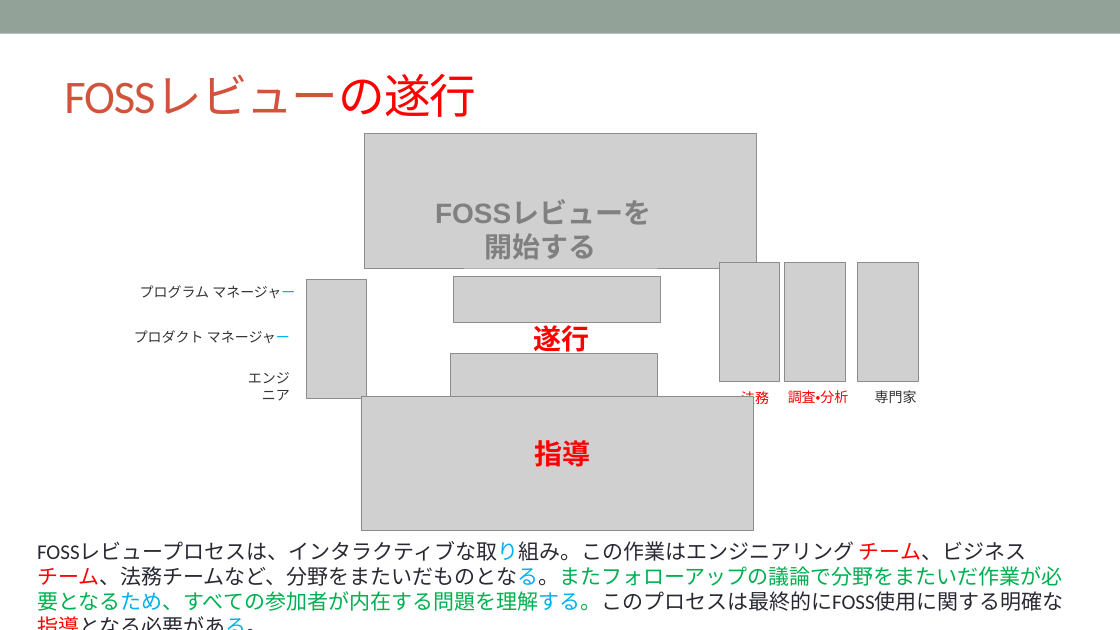
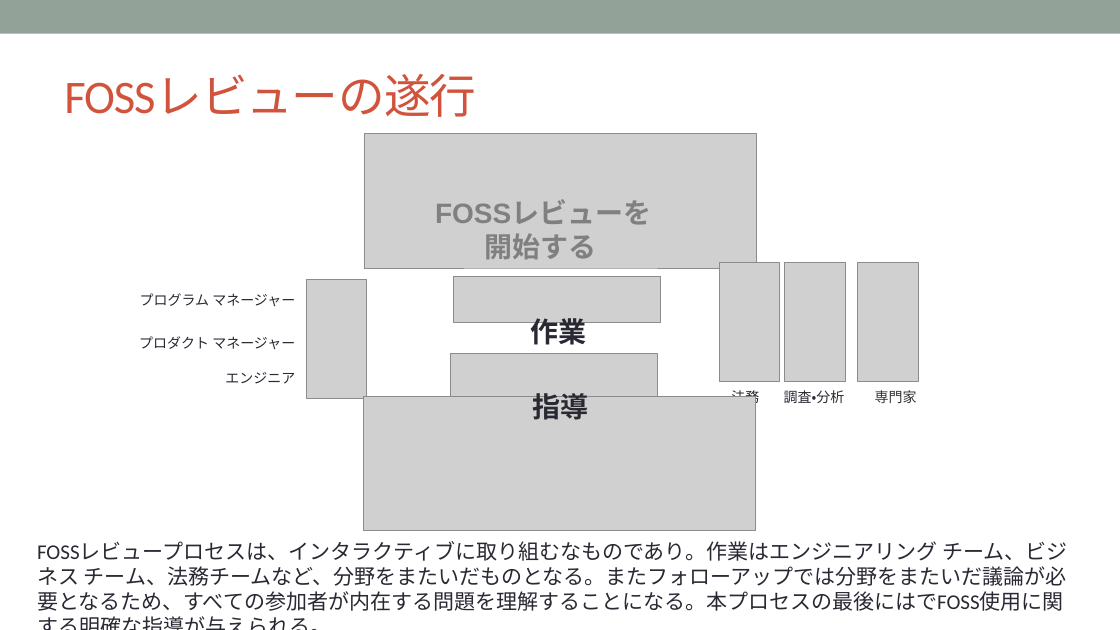
Before and after one commit to OpenChain-Project/Curriculum-Translation-JP, a slide deck: slide 48 of RC/openchain-curriculum-release-2-jp_rc1.0.pptx. Drawn at 1120x630 pixels with LibreOffice and Linux fonts; fonts in the diff are those of the drawing; grey boxes stand for pictures; background and template pictures are left out. Boxes give left, top, right and bottom in pixels: in the first picture for what was removed or moved away, otherwise in the second. Text is boxed around its words. In the diff, an @@ line names an element or a change of style, - is before the commit and + after.

```diff
--- a/RC/openchain-curriculum-release-2-jp_rc1.0.pptx
+++ b/RC/openchain-curriculum-release-2-jp_rc1.0.pptx
@@ title "FOSSレビューの遂行" at box(64, 74, 476, 117): text colour #FF0000 to #D2533C in "FOSSレビューの遂行" @@
@@ text "プログラム マネージャー": place and size @@
-text "プログラム マネージャー" at box(140, 285, 295, 298)
+text "プログラム マネージャー" at box(140, 293, 295, 306)
@@ text "プログラム マネージャー" at box(140, 293, 295, 306): text colour #333333 to #292934; text colour #00B0F0 to #292934 in "マネージャー" @@
@@ text at box(531, 318, 587, 350): text changed; text colour #FF0000 to #292934 @@
-遂行
+作業
@@ text "プロダクト マネージャー" at box(139, 336, 295, 349): text colour #333333 to #292934; text colour #00B0F0 to #292934 in "マネージャー" @@
@@ text "エンジニア": place and size @@
-text "エンジニア" at box(248, 372, 290, 401)
+text "エンジニア" at box(225, 372, 295, 384)
@@ text "エンジニア" at box(225, 372, 295, 384): text colour #333333 to #292934 @@
@@ text colour #FF0000 to #292934 in 3 elements at box(784, 390, 845, 403), box(731, 388, 759, 406), box(532, 393, 588, 420) @@
@@ text "指導": place and size @@
-text "指導" at box(535, 440, 591, 467)
+text "指導" at box(532, 393, 588, 420)
@@ text "法務": place and size @@
-text "法務" at box(741, 389, 769, 407)
+text "法務" at box(731, 388, 759, 406)
@@ text at box(37, 541, 1067, 611): text changed @@
-FOSSレビュープロセスは、インタラクティブな取り組み。この作業はエンジニアリング チーム、ビジネス チーム、法務チームなど、分野をまたいだものとなる。またフォローアップの議論で分野をまたいだ作業が必要となるため、すべての参加者が内在する問題を理解する。このプロセスは最終的にFOSS使用に関する明確な指導となる必要がある。
+FOSSレビュープロセスは、インタラクティブに取り組むなものであり。作業はエンジニアリング チーム、ビジネス チーム、法務チームなど、分野をまたいだものとなる。またフォローアップでは分野をまたいだ議論が必要となるため、すべての参加者が内在する問題を理解することになる。本プロセスの最後にはでFOSS使用に関する明確な指導が与えられる。
```
Also in this commit, not shown: 6 other slides changed.
